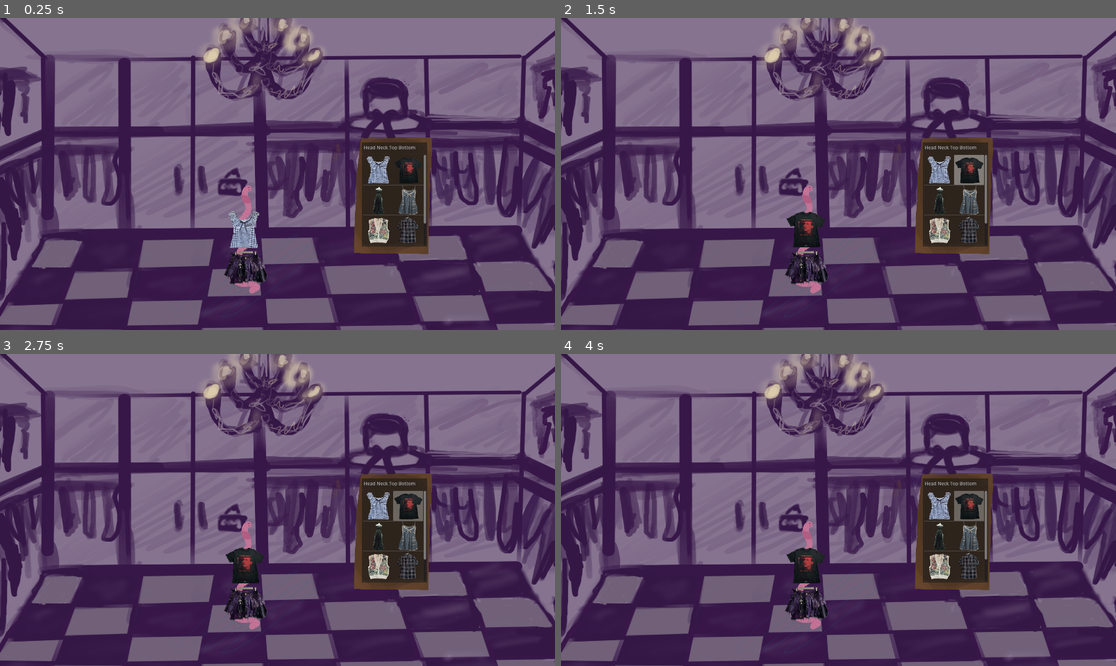
Above: before the commit, frames 1-4 (two rows, left to right).
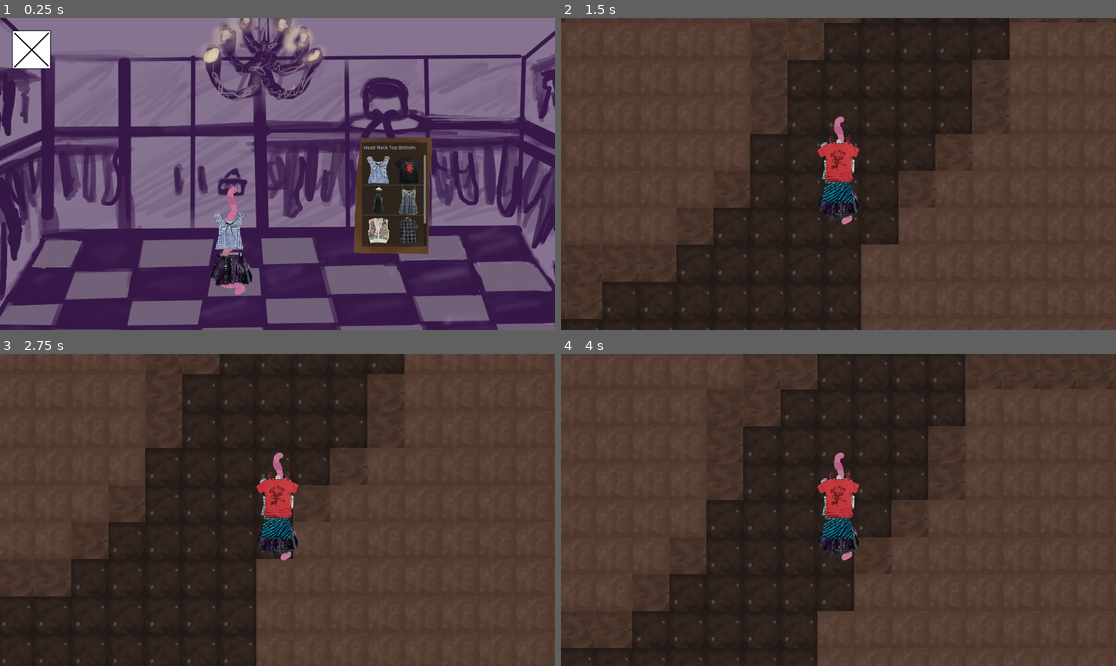
Above: after the commit, the same moments.

Repository: WiktorKociuba/worm-up
Game: Godot game, scene res://scenes/wardrobe.tscn
The game is run twice, just before and just after one commit, with the same random seed, the same clock (stepped at 60 frames per second) and the same inputs. This scene is started directly instead of the project's main scene.
Inputs (mouse positions are in pixels of both pictures, inside the frame that each line leads up to):
- Up to frame 1 (0.25 s): no input
- Up to frame 2 (1.5 s): click (594, 49) at 0.52 s; tap Enter at 1.25 s; move the mouse to (960, 158) at 1.27 s; hold D (right) from 1.28 s (still down); tap Alt at 1.35 s; click (960, 158) at 1.42 s
- Up to frame 3 (2.75 s): move the mouse to (166, 525) at 2.02 s; release D (right) at 2.03 s; hold S (down) from 2.03 s (still down); tap Shift at 2.1 s
- Up to frame 4 (4 s): tap Space at 2.75 s; move the mouse to (894, 441) at 2.77 s; release S (down) at 2.78 s; hold D (right) 2.78-3.53 s; tap Alt at 2.85 s; tap Enter at 3.5 s; move the mouse to (810, 572) at 3.52 s; hold W (up) from 3.53 s (still down); tap Shift at 3.6 s; click (810, 572) at 3.67 s

The runs differ from the first frame. In frame 1, 2.6% of the frame differs, in the area x 2-49%, y 3-89%; in frame 2, 98%; in frame 3, 98%, in the area x 0-100%, y 0-100%; in frame 4, 98%.

Commit message:
exit and new scene

Diff:
--- /dev/null
+++ b/scenes/fryzjer.gd
@@ -0,0 +1,7 @@
+extends Node2D
+
+
+
+func _on_area_2d_body_entered(body: Node2D) -> void:
+	if body is Player:
+		get_tree().change_scene_to_file("res://scenes/hair.tscn")
--- a/scenes/grzyb.tscn
+++ b/scenes/grzyb.tscn
@@ -18,4 +18,8 @@
 position = Vector2(-1022.5, 126)
 shape = SubResource("RectangleShape2D_7mycd")
 
+[node name="Button" type="Button" parent="." unique_id=1231796447]
+offset_right = 8.0
+offset_bottom = 8.0
+
 [connection signal="body_entered" from="Area2D" to="." method="_on_area_2d_body_entered"]
--- /dev/null
+++ b/scenes/hair.gd
@@ -0,0 +1,15 @@
+extends Node2D
+
+
+# Called when the node enters the scene tree for the first time.
+func _ready() -> void:
+	pass # Replace with function body.
+
+
+# Called every frame. 'delta' is the elapsed time since the previous frame.
+func _process(delta: float) -> void:
+	pass
+
+
+func _on_button_pressed() -> void:
+	get_tree().change_scene_to_file("res://scenes/main.tscn")
--- /dev/null
+++ b/scenes/hair.tscn
@@ -0,0 +1,29 @@
+[gd_scene format=3 uid="uid://c0us1p2ad5c2a"]
+
+[ext_resource type="Texture2D" uid="uid://b5xh2l3rq8cow" path="res://images/Grafika_bez_nazwy (5).png" id="1_46pwd"]
+[ext_resource type="Script" uid="uid://b4ku32lsky6wr" path="res://scenes/hair.gd" id="1_n7dj7"]
+[ext_resource type="PackedScene" uid="uid://dnj1j2lvwgnkw" path="res://scenes/Player.tscn" id="2_n7dj7"]
+[ext_resource type="Texture2D" uid="uid://4xmfjr8dgb5w" path="res://images/unnamed (5).png" id="4_amsnx"]
+
+[node name="Hair" type="Node2D" unique_id=1970558721]
+script = ExtResource("1_n7dj7")
+
+[node name="Sprite2D" type="Sprite2D" parent="." unique_id=284137331]
+position = Vector2(77.00001, 497.00006)
+scale = Vector2(0.9229768, 0.9229768)
+texture = ExtResource("1_46pwd")
+
+[node name="CharacterBody2D" parent="." unique_id=239766747 instance=ExtResource("2_n7dj7")]
+position = Vector2(-3.0517578e-05, 679)
+scale = Vector2(0.9277641, 0.92376244)
+enableCamera = false
+canWalk = false
+
+[node name="Button" type="Button" parent="." unique_id=1158410809]
+offset_left = -909.0
+offset_top = 194.0
+offset_right = -773.0
+offset_bottom = 330.0
+icon = ExtResource("4_amsnx")
+
+[connection signal="pressed" from="Button" to="." method="_on_button_pressed"]
--- a/scenes/main.tscn
+++ b/scenes/main.tscn
@@ -4,6 +4,7 @@
 [ext_resource type="Texture2D" uid="uid://bnk7o3q7du1n0" path="res://textures/groundtxt.png" id="2_0xm2m"]
 [ext_resource type="Script" uid="uid://dyjmp745wfe83" path="res://scenes/lumpeks.gd" id="2_o6xl0"]
 [ext_resource type="PackedScene" uid="uid://cxxeoe4cfrtql" path="res://scenes/grzyb.tscn" id="3_sugp2"]
+[ext_resource type="Script" uid="uid://shah1b8op1a5" path="res://scenes/fryzjer.gd" id="4_85g3d"]
 [ext_resource type="Texture2D" uid="uid://cfbfm5h7hnl3h" path="res://scenes/Grafika_bez_nazwy (9).png" id="4_jyhfs"]
 [ext_resource type="Texture2D" uid="uid://cmvf8ej04qu51" path="res://scripts/Grafika_bez_nazwy (6).png" id="5_tefeu"]
 [ext_resource type="Script" uid="uid://ddn6i75f71fps" path="res://scenes/sklep.gd" id="5_tipki"]
@@ -123,6 +124,9 @@
 [sub_resource type="RectangleShape2D" id="RectangleShape2D_tipki"]
 size = Vector2(424, 278.5)
 
+[sub_resource type="RectangleShape2D" id="RectangleShape2D_choun"]
+size = Vector2(640, 443)
+
 [sub_resource type="RectangleShape2D" id="RectangleShape2D_85g3d"]
 size = Vector2(710, 558)
 
@@ -148,11 +152,18 @@
 shape = SubResource("RectangleShape2D_tipki")
 
 [node name="fryzjer" type="Node2D" parent="." unique_id=258099504]
+script = ExtResource("4_85g3d")
 
 [node name="Sprite2D" type="Sprite2D" parent="fryzjer" unique_id=2024135038]
-position = Vector2(-3490.0002, 1079.0001)
+position = Vector2(-3483.0002, 1083.0001)
 scale = Vector2(0.344307, 0.344307)
 texture = ExtResource("5_tefeu")
+
+[node name="Area2D" type="Area2D" parent="fryzjer" unique_id=334921214]
+
+[node name="CollisionShape2D" type="CollisionShape2D" parent="fryzjer/Area2D" unique_id=874532432]
+position = Vector2(-3477, 1035.5)
+shape = SubResource("RectangleShape2D_choun")
 
 [node name="sklep" type="Node2D" parent="." unique_id=1792984490]
 script = ExtResource("5_tipki")
@@ -177,4 +188,5 @@
 position = Vector2(-5314, -4690)
 
 [connection signal="body_entered" from="lumpeks/Area2D" to="lumpeks" method="_on_area_2d_body_entered"]
+[connection signal="body_entered" from="fryzjer/Area2D" to="fryzjer" method="_on_area_2d_body_entered"]
 [connection signal="body_entered" from="sklep/Area2D" to="sklep" method="_on_area_2d_body_entered"]
--- a/scenes/market.tscn
+++ b/scenes/market.tscn
@@ -4,10 +4,11 @@
 [ext_resource type="Texture2D" uid="uid://dd5sghsm6fvvs" path="res://textures/Grafika_bez_nazwy (19).png" id="1_iks0y"]
 [ext_resource type="Texture2D" uid="uid://cmtnb8xfntfa7" path="res://textures/Grafika_bez_nazwy (20).png" id="3_ygeob"]
 [ext_resource type="Texture2D" uid="uid://dvvyhilvnlct4" path="res://textures/JP2-foto.png" id="4_co8of"]
-[ext_resource type="Script" uid="uid://cks6rj2qlfhun" path="res://scenes/product_item_list.gd" id="5_co8of"]
+[ext_resource type="Script" path="res://scenes/product_item_list.gd" id="5_co8of"]
 [ext_resource type="Texture2D" uid="uid://d0y26oy6g3ju3" path="res://textures/Grafika_bez_nazwy (23).png" id="5_ennqm"]
 [ext_resource type="Script" uid="uid://jum77nw82eay" path="res://scenes/kremówka.gd" id="6_hvm52"]
 [ext_resource type="AudioStream" uid="uid://cmu40153ckfkd" path="res://music/barkaKremówka.ogg" id="8_ennqm"]
+[ext_resource type="Texture2D" uid="uid://4xmfjr8dgb5w" path="res://images/unnamed (5).png" id="9_hvm52"]
 
 [sub_resource type="RectangleShape2D" id="RectangleShape2D_ygeob"]
 size = Vector2(182.23007, 173.01218)
@@ -70,6 +71,14 @@
 [node name="barka" type="AudioStreamPlayer" parent="JP2" unique_id=1542608524]
 stream = ExtResource("8_ennqm")
 
+[node name="Button" type="Button" parent="." unique_id=1762716721]
+offset_left = -924.0
+offset_top = -444.0
+offset_right = -788.0
+offset_bottom = -308.0
+icon = ExtResource("9_hvm52")
+
 [connection signal="item_clicked" from="ProductItemList" to="ProductItemList" method="_on_item_clicked"]
 [connection signal="input_event" from="JP2/Area2D" to="JP2" method="_on_area_2d_input_event"]
 [connection signal="timeout" from="JP2/Timer" to="JP2" method="_on_timer_timeout"]
+[connection signal="pressed" from="Button" to="Player" method="_on_button_pressed"]
--- a/scenes/wardrobe.tscn
+++ b/scenes/wardrobe.tscn
@@ -14,6 +14,7 @@
 [ext_resource type="Texture2D" uid="uid://b68xcblln4ool" path="res://clothes/top/top7.png" id="9_veeku"]
 [ext_resource type="Texture2D" uid="uid://ckgnrrdgcfvo2" path="res://clothes/top/top8.png" id="10_c1gm6"]
 [ext_resource type="Texture2D" uid="uid://lwiyow43owf5" path="res://textures/Grafika_bez_nazwy (8).png" id="13_sp7kv"]
+[ext_resource type="Texture2D" uid="uid://4xmfjr8dgb5w" path="res://images/unnamed (5).png" id="15_iui1w"]
 
 [node name="wardrobe" type="Node2D" unique_id=1271117142]
 script = ExtResource("2_g2r1m")
@@ -30,9 +31,10 @@
 
 [node name="Camera2D2" type="Camera2D" parent="." unique_id=342410436]
 position = Vector2(-62, -118)
+scale = Vector2(1.0287161, 1.1257882)
 
 [node name="CharacterBody2D" parent="." unique_id=239766747 instance=ExtResource("2_kft4c")]
-position = Vector2(-171, 121)
+position = Vector2(-221, 126)
 enableCamera = false
 canWalk = false
 
@@ -91,8 +93,16 @@
 item_2/text = "Top"
 item_3/text = "Bottom"
 
+[node name="Button" type="Button" parent="." unique_id=1104783414]
+offset_left = -981.0
+offset_top = -616.0
+offset_right = -845.0
+offset_bottom = -480.0
+icon = ExtResource("15_iui1w")
+
 [connection signal="item_clicked" from="BottomItemList" to="." method="_on_bottom_item_list_item_clicked"]
 [connection signal="item_clicked" from="TopItemList" to="." method="_on_top_item_list_item_clicked"]
 [connection signal="item_clicked" from="NeckItemList" to="." method="_on_neck_item_list_item_clicked"]
 [connection signal="item_clicked" from="HeadItemList" to="." method="_on_head_item_list_item_clicked"]
 [connection signal="item_clicked" from="ChooseClothesType" to="." method="_on_choose_clothes_type_item_clicked"]
+[connection signal="pressed" from="Button" to="." method="_on_button_pressed"]
--- a/scripts/chooseClothes.gd
+++ b/scripts/chooseClothes.gd
@@ -35,3 +35,8 @@
 		$TopItemList.visible = true
 	if index == 3:
 		$BottomItemList.visible = true
+
+
+
+func _on_button_pressed() -> void:
+	get_tree().change_scene_to_file("res://scenes/main.tscn")
--- a/scripts/player.gd
+++ b/scripts/player.gd
@@ -66,3 +66,7 @@
 
 func _on_area_2d_body_entered(body: Node2D) -> void:
 	pass # Replace with function body.
+
+
+func _on_button_pressed() -> void:
+	get_tree().change_scene_to_file("res://scenes/main.tscn")
Binary file added: images/Grafika_bez_nazwy (26).png
Not shown, added: images/Grafika_bez_nazwy (26).png.import
Binary file added: images/Grafika_bez_nazwy (5).png
Not shown, added: images/Grafika_bez_nazwy (5).png.import
Binary file added: images/unnamed (5).png
Not shown, added: images/unnamed (5).png.import
Not shown, added: scenes/fryzjer.gd.uid
Not shown, added: scenes/hair.gd.uid
